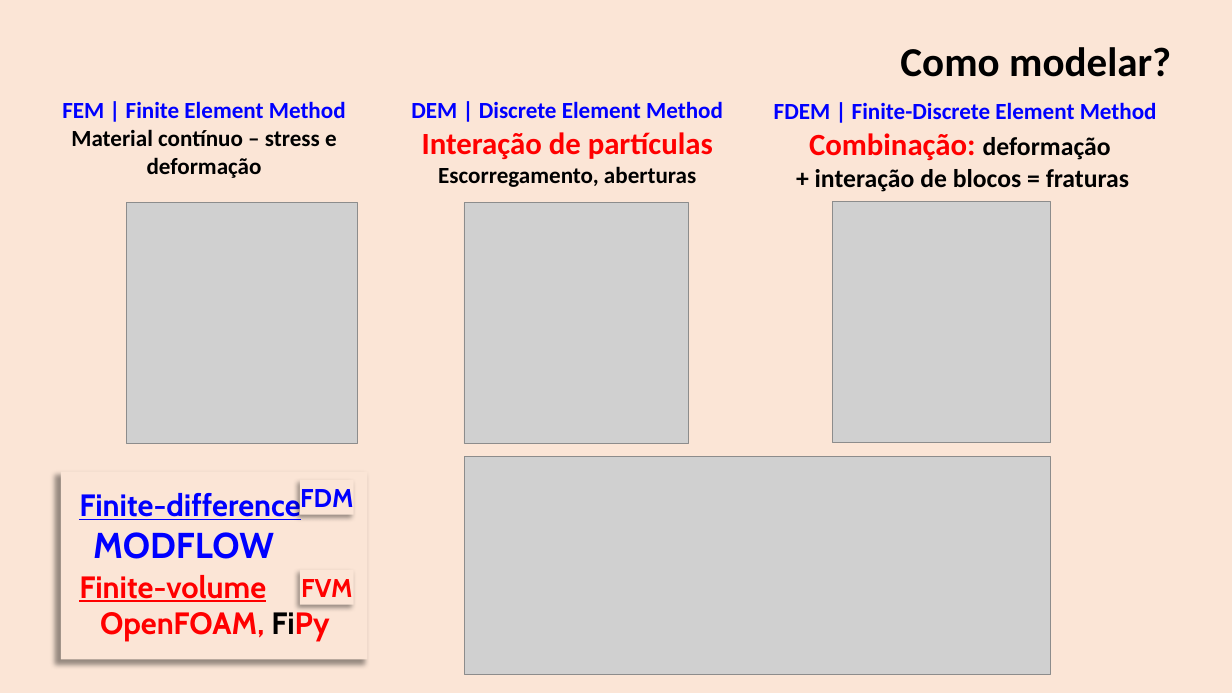
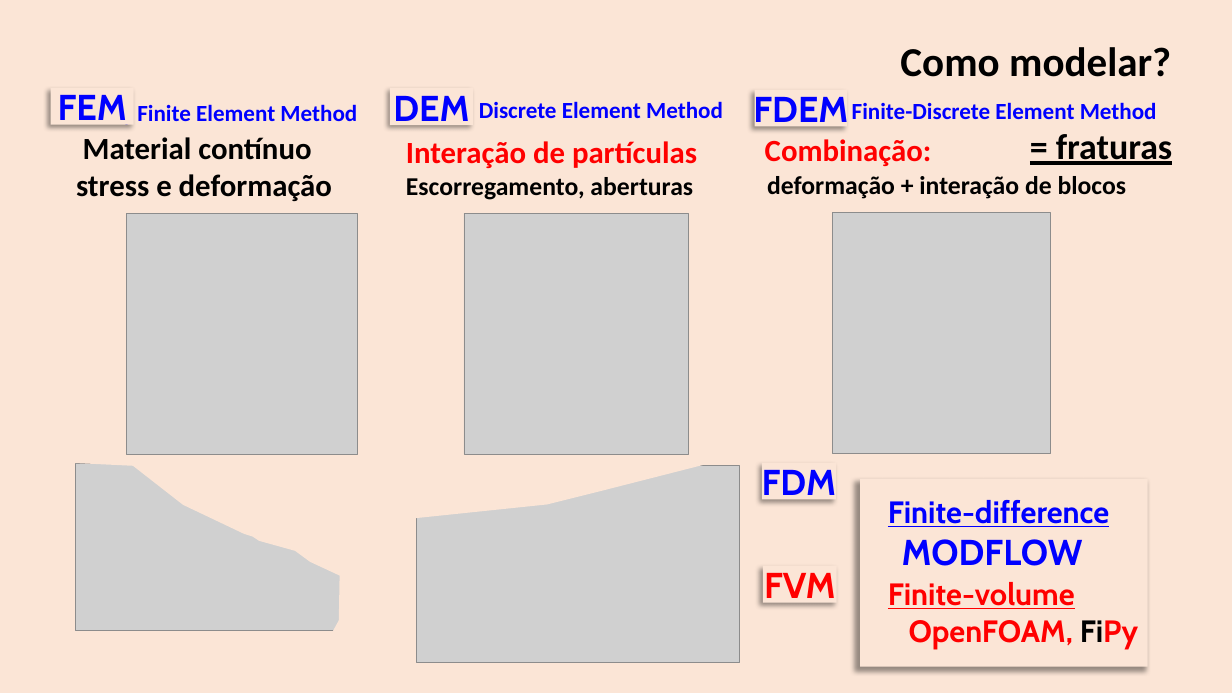
Before and after one commit to grossiRM/AM_FEG, a slide deck: slide 18 of Plano_V02_iii_AM_FEG/d_Topicos Especiais - Introducao a Manufatura Aditiva para Metais.pptx (slide 17 before the commit). Drawn at 1232x693 pixels with LibreOffice and Linux fonts; fonts in the diff are those of the drawing; grey boxes stand for pictures. Boxes give left, top, right and bottom in pixels: in the first picture for what was removed or moved away, otherwise in the second. Text is boxed around its words. In the diff, an @@ line names an element or a change of style, - is before the commit and + after.

```diff
--- a/Plano_V02_iii_AM_FEG/d_Topicos Especiais - Introducao a Manufatura Aditiva para Metais.pptx
+++ b/Plano_V02_iii_AM_FEG/d_Topicos Especiais - Introducao a Manufatura Aditiva para Metais.pptx
@@ rectangle added at (51,88,134,125), fill #FBE5D6, 28 pt, text #0000FF, bold @@
+FEM
@@ rectangle added at (390,89,473,126), fill #FBE5D6, 28 pt, text #0000FF, bold @@
+DEM
@@ text at (76,104,357,201): text changed; size 18 to 24 pt @@
-FEM | Finite Element Method
-Material contínuo – stress e deformação
+FEM | Finite Element Method
+Material contínuo
+stress e deformação
@@ text at (406,101,723,168): text changed @@
-DEM | Discrete Element Method
-Interação de partículas
+DEM | Discrete Element Method
+Interação de partículas
@@ rectangle added at (755,90,848,127), fill #FBE5D6, 28 pt, text #0000FF, bold @@
+FDEM
@@ text at (765,100,1157,166): text changed; size 20 to 18 pt; text colour #000000 to #0000FF @@
-FDEM | Finite-Discrete Element Method
-Combinação: deformação
-+ interação de blocos = fraturas
+FDEM | Finite-Discrete Element Method
+Combinação:
@@ text added at (1056,134,1172,165), 28 pt, text #000000, bold, underline @@
+= fraturas
@@ text at (406,177,693,200): size 18 to 20 pt in "Escorregamento, aberturas"; alignment centre to left @@
@@ text added at (767,176,1127,199), 20 pt, text #000000, bold @@
+deformação + interação de blocos
@@ 3 pictures: place and size @@
-3 pictures at (126,202,1050,444)
+3 pictures at (126,213,1050,455)
@@ freeform shape added at (338,404,739,681), fill #FBE5D6 @@
@@ freeform shape added at (49,431,394,641), fill #FBE5D6 @@
@@ picture: place and size @@
-picture at (465,457,1050,675)
+picture at (75,464,346,631)
@@ picture added at (416,466,739,663) @@
@@ rectangle "FDM": place and size @@
-rectangle "FDM" at (300,480,354,515)
+rectangle "FDM" at (762,463,836,500)
@@ rectangle "FDM" at (762,463,836,500): size 20 to 28 pt @@
@@ rectangle "Finite-difference": place and size @@
-rectangle "Finite-difference" at (61,472,368,660)
+rectangle "Finite-difference" at (860,479,1148,666)
@@ rectangle "FVM" at (763,566,837,603): size 20 to 28 pt @@
@@ rectangle "FVM": place and size @@
-rectangle "FVM" at (300,569,354,604)
+rectangle "FVM" at (763,566,837,603)
```
Also in this commit, not shown: 3 other slides changed, 2 slides added, 1 slide removed, 1 other file.
